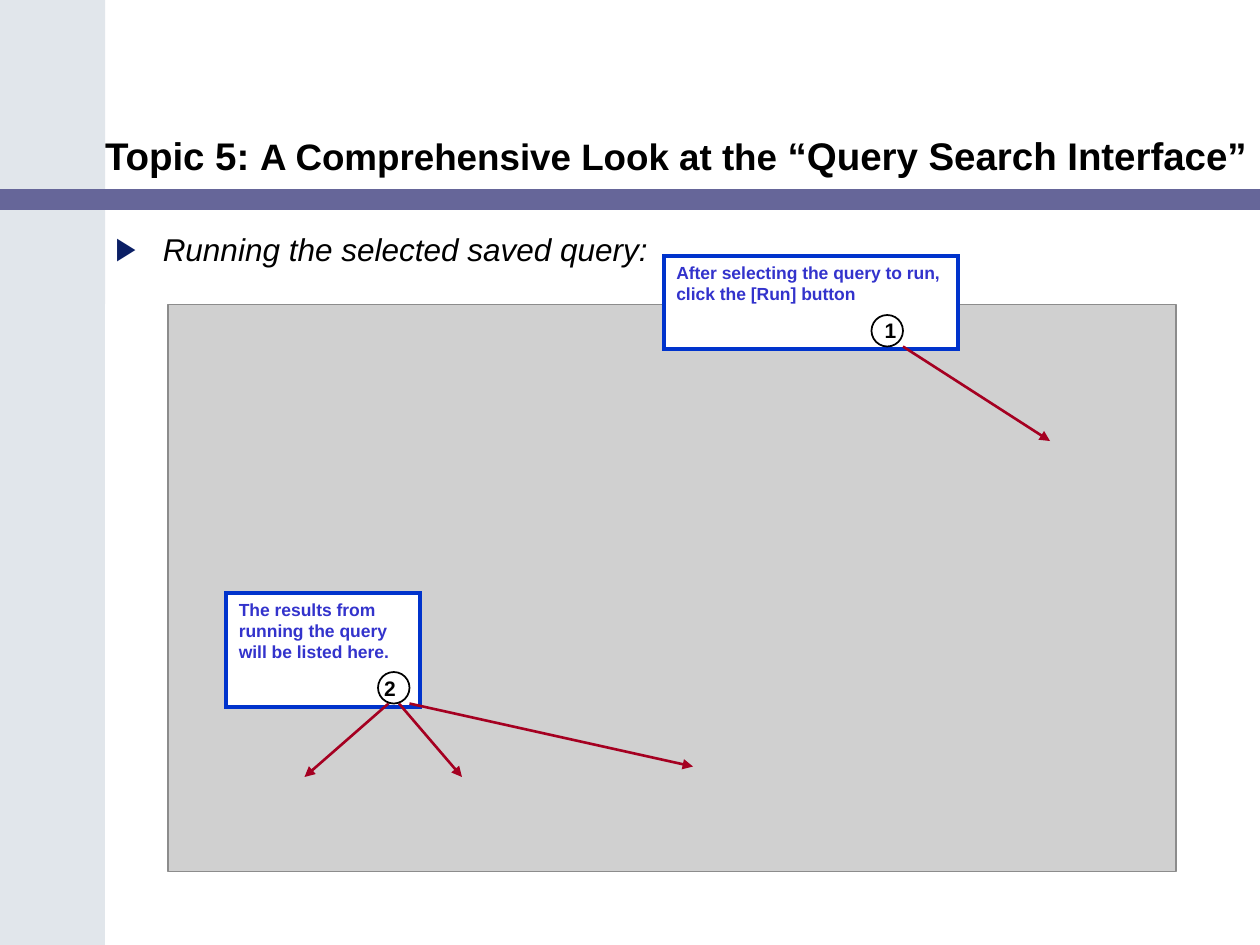
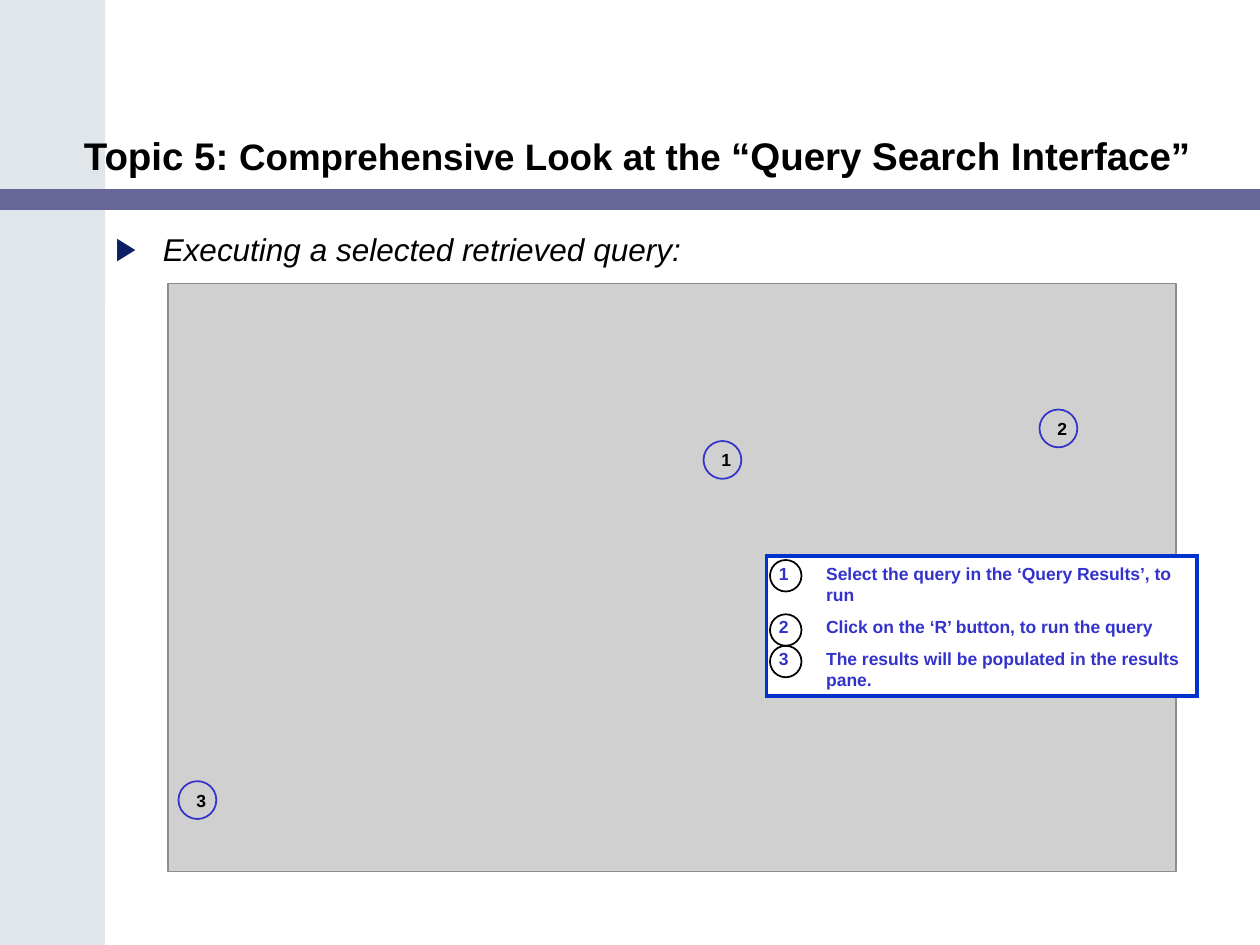
Before and after one commit to NCIP/catrip, a slide deck: slide 34 of catrip/documentation/training/caTRIP_Training_Module.ppt (slide 24 before the commit). Drawn at 1260x945 pixels with LibreOffice and Linux fonts; fonts in the diff are those of the drawing; grey boxes stand for pictures. Boxes give left, top, right and bottom in pixels: in the first picture for what was removed or moved away, otherwise in the second. Text is boxed around its words. In the diff, an @@ line names an element or a change of style, - is before the commit and + after.

```diff
--- a/catrip/documentation/training/caTRIP_Training_Module.ppt
+++ b/catrip/documentation/training/caTRIP_Training_Module.ppt
@@ title at (x1=84, y1=142, x2=1190, y2=177): text changed @@
-Topic 5: A Comprehensive Look at the “Query Search Interface”
+Topic 5: Comprehensive Look at the “Query Search Interface”
@@ text at (x1=163, y1=238, x2=680, y2=267): text changed @@
-▶ Running the selected saved query:
+▶ Executing a selected retrieved query:
@@ rectangle removed at (x1=664, y1=256, x2=958, y2=349) @@
-After selecting the query to run, click the [Run] button
-1
@@ picture resized from (x1=168, y1=305, x2=1176, y2=872) to (x1=168, y1=284, x2=1176, y2=872) @@
@@ arrow removed from (903, 346) to (1050, 441) @@
@@ ellipse added at (x1=1040, y1=410, x2=1077, y2=447), outline #3333CC 0.99 pt, 10 pt, text #000000, bold @@
+2
@@ ellipse added at (x1=703, y1=441, x2=741, y2=479), outline #3333CC 0.99 pt, 10 pt, text #000000, bold @@
+1
@@ rectangle added at (x1=766, y1=557, x2=1197, y2=697), fill #FFFFFF, outline #0033CC 2.24 pt, 10 pt, text #3333CC, bold @@
+1 Select the query in the ‘Query Results’, to run
+2 Click on the ‘R’ button, to run the query
+3 The results will be populated in the results pane.
@@ ellipse moved from (x1=378, y1=672, x2=410, y2=703) to (x1=770, y1=559, x2=801, y2=591) @@
@@ rectangle removed at (x1=227, y1=592, x2=421, y2=707) @@
-The results from running the query will be listed here.
-2
@@ ellipse moved from (x1=872, y1=315, x2=903, y2=346) to (x1=770, y1=615, x2=801, y2=646) @@
@@ ellipse added at (x1=770, y1=646, x2=801, y2=678), outline #000000 0.99 pt @@
@@ arrow removed from (388, 703) to (305, 777) @@
@@ arrow removed from (399, 703) to (462, 777) @@
@@ arrow removed from (410, 703) to (693, 766) @@
@@ ellipse added at (x1=179, y1=781, x2=217, y2=819), outline #3333CC 0.99 pt, 10 pt, text #000000, bold @@
+3
```
Also in this commit, not shown: 20 other slides changed, 18 slides added, 6 slides removed.
